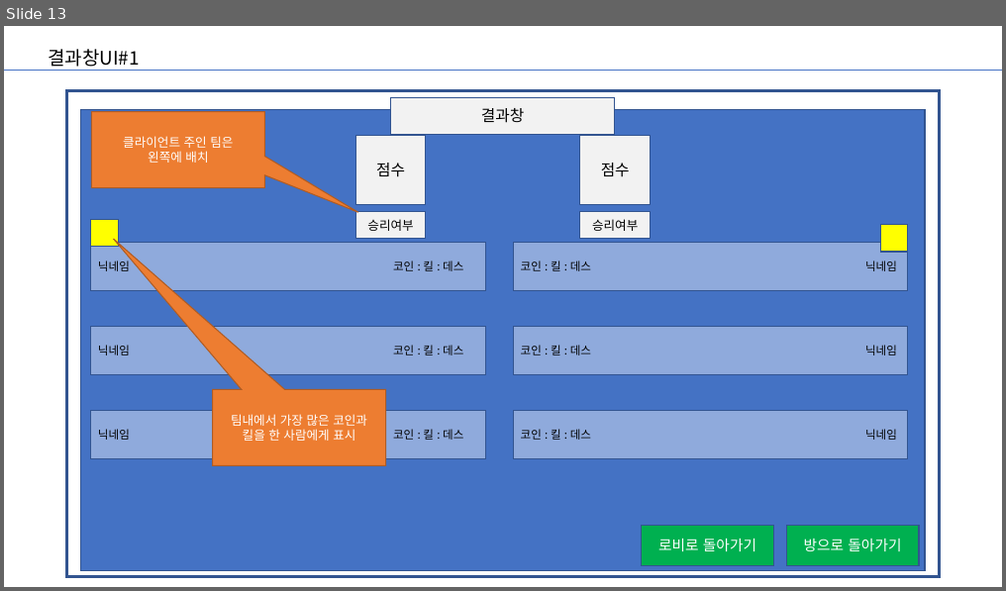
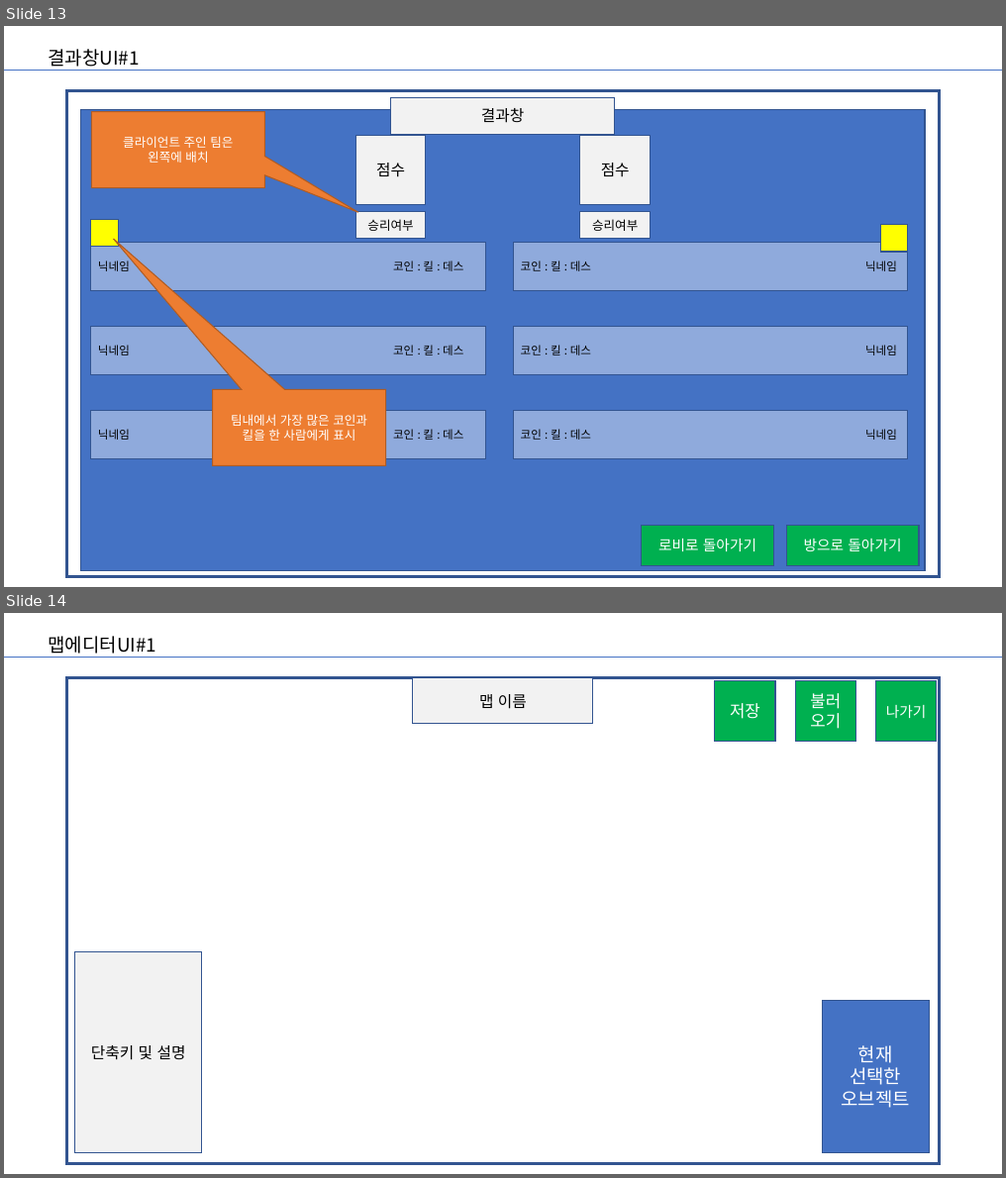
Before and after one commit to uhreungdu/2022game, a slide deck: document/gameUI.pptx. Shown one above the other, each under a label of ours: slide 13 before the commit, slides 13 and 14 after it. The pictures are 1006x591 and 1006x1178 pixels, drawn with LibreOffice and Linux fonts; fonts in the diff are those of the drawing. Boxes give left, top, right and bottom in pixels: in the first picture for what was removed or moved away, otherwise in the second. Text is boxed around its words. In the diff, an @@ line names an element or a change of style, - is before the commit and + after.

Commit message:
맵에디터 UI아이콘 추가

```diff
--- a/document/gameUI.pptx
+++ b/document/gameUI.pptx
@@ slide 14 added at bbox=[4, 613, 1002, 1174], background #FFFFFF @@
@@ text added at bbox=[49, 636, 157, 658], 18 pt, text #000000 @@
+맵에디터UI#1
@@ line added from (4, 658) to (1002, 658), #4472C4 0.5 pt @@
@@ rectangle added at bbox=[67, 678, 939, 1164], fill #FFFFFF, outline #325491 3 pt @@
@@ rectangle added at bbox=[413, 678, 593, 724], fill #F2F2F2, outline #325491 1 pt, 15 pt, text #000000 @@
+맵 이름
@@ rectangle added at bbox=[715, 681, 776, 742], fill #00B050, outline #325491 1 pt, 16 pt, text #FFFFFF @@
+저장
@@ rectangle added at bbox=[795, 681, 856, 742], fill #00B050, outline #325491 1 pt, 16 pt, text #FFFFFF @@
+불러
+오기
@@ rectangle added at bbox=[876, 681, 937, 742], fill #00B050, outline #325491 1 pt, 14 pt, text #FFFFFF @@
+나가기
@@ rectangle added at bbox=[75, 953, 202, 1154], fill #F2F2F2, outline #325491 1 pt, 15 pt, text #000000 @@
+단축키 및 설명
@@ rectangle added at bbox=[823, 1001, 930, 1153], fill #4472C4, outline #325491 1 pt, 18 pt, text #FFFFFF @@
+현재
+선택한
+오브젝트
```
Also in this commit, not shown: 5 other files.
